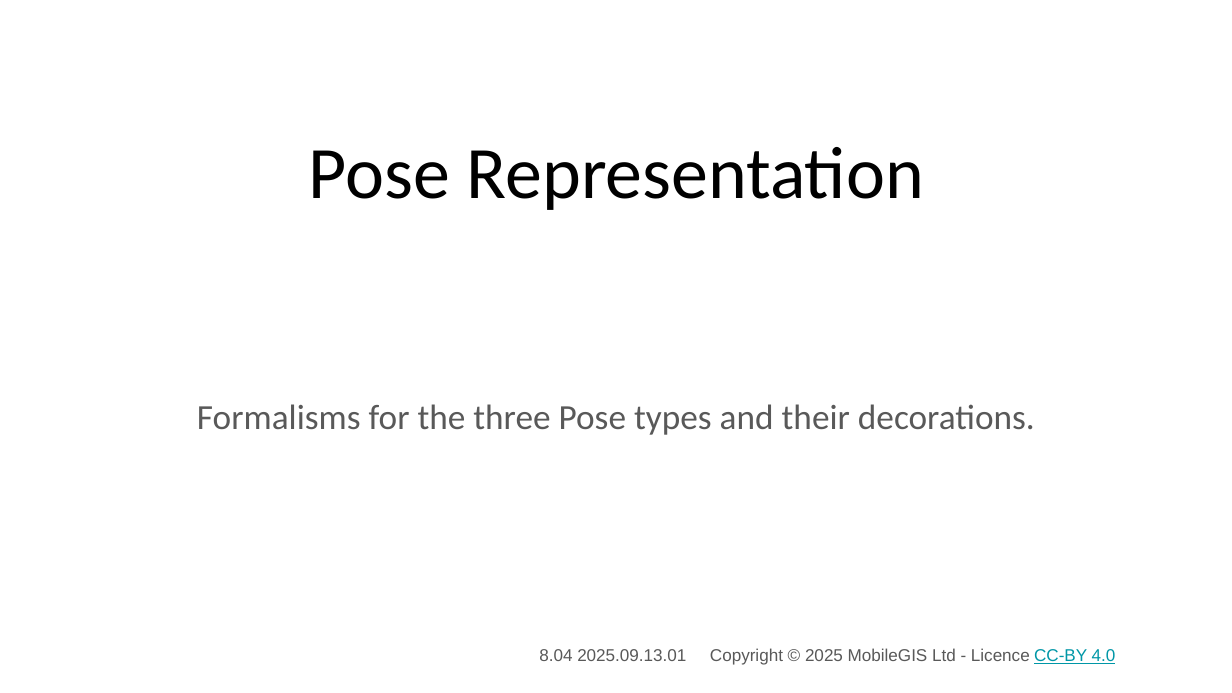
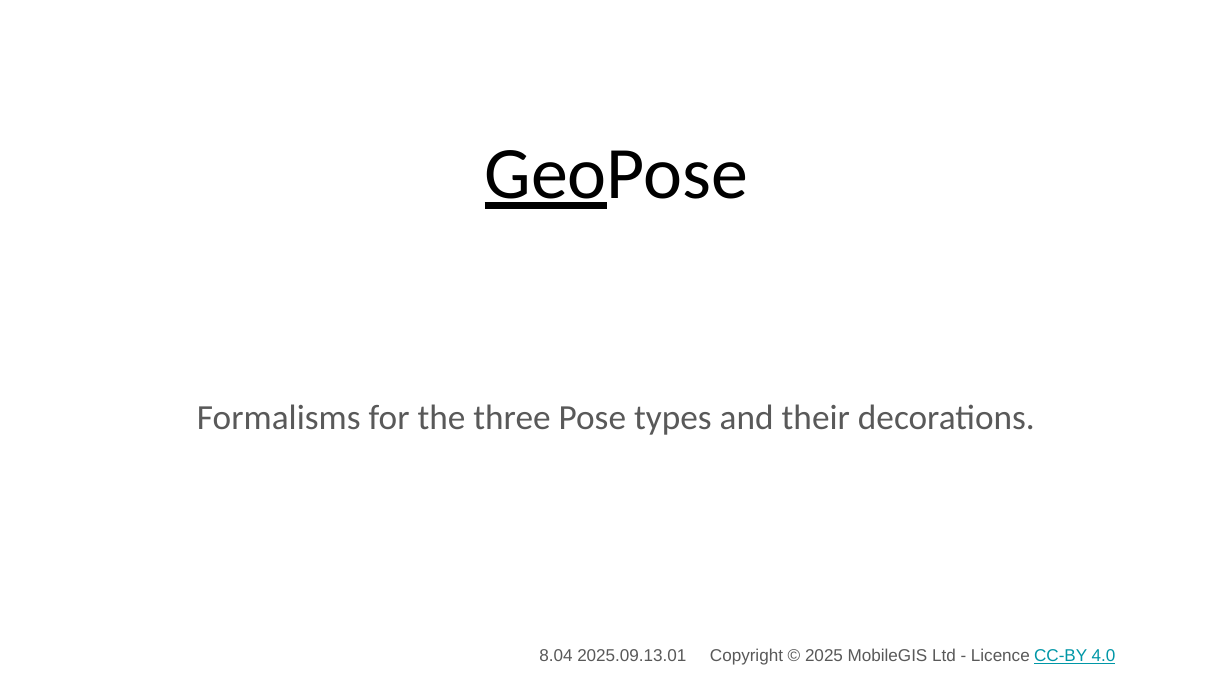
Before and after one commit to 3DXScape/PoseBits, a slide deck: slide 1 of Slides/Geo Connection/Pose_Geo_01.pptx. Drawn at 1232x693 pixels with LibreOffice and Linux fonts; fonts in the diff are those of the drawing; background and template pictures are left out. Boxes give left, top, right and bottom in pixels: in the first picture for what was removed or moved away, otherwise in the second. Text is boxed around its words. In the diff, an @@ line names an element or a change of style, - is before the commit and + after.

```diff
--- a/Slides/Geo Connection/Pose_Geo_01.pptx
+++ b/Slides/Geo Connection/Pose_Geo_01.pptx
@@ title at [485, 150, 749, 209]: text changed @@
-Pose Representation
+GeoPose
```
Also in this commit, not shown: 15 other slides changed, 6 other files.
